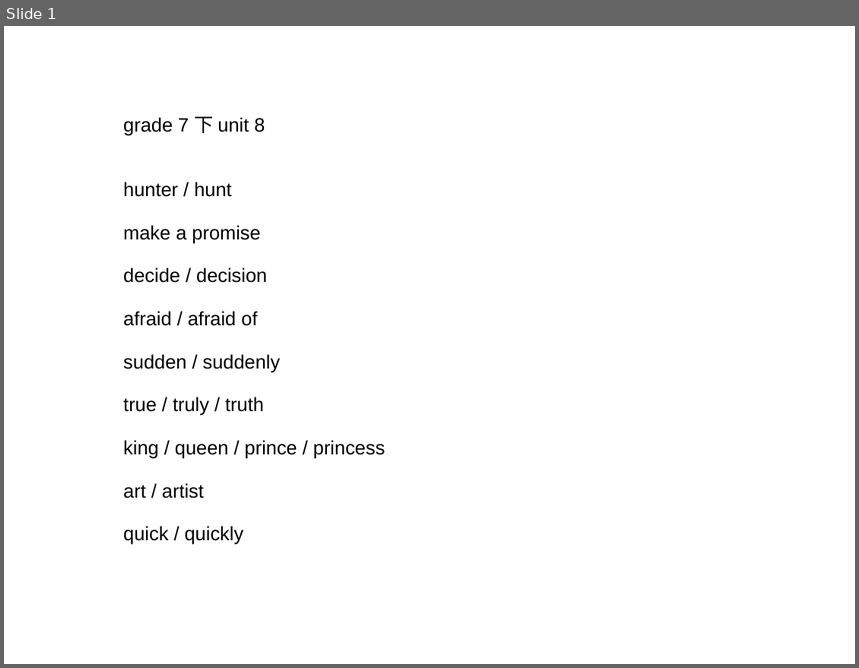
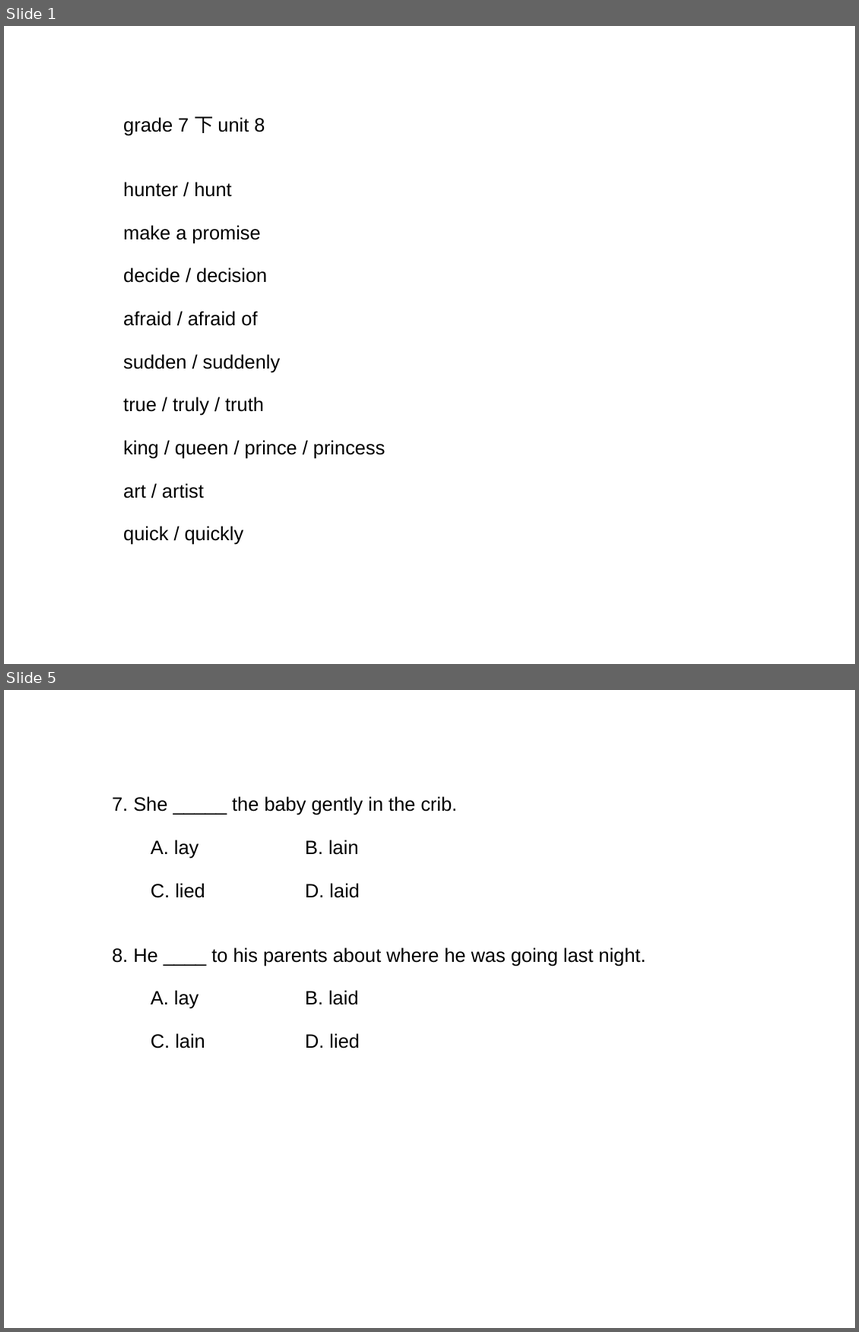
Before and after one commit to ericzhang/english-math, a slide deck: english/grade-7-下/7下英语人教版-unit-8-words.ppt. Shown one above the other, each under a label of ours: slide 1 before the commit, slides 1 and 5 after it; the slides between them are not shown. The pictures are 859x668 and 859x1332 pixels, drawn with LibreOffice and Linux fonts; fonts in the diff are those of the drawing. Boxes give left, top, right and bottom in pixels: in the first picture for what was removed or moved away, otherwise in the second. Text is boxed around its words. In the diff, an @@ line names an element or a change of style, - is before the commit and + after.

```diff
--- a/english/grade-7-下/7下英语人教版-unit-8-words.ppt
+++ b/english/grade-7-下/7下英语人教版-unit-8-words.ppt
@@ slide 5 added at [4,690,855,1328], background #FFFFFF @@
@@ text added at [112,796,646,1049], 18 pt, text #000000 @@
+7. She _____ the baby gently in the crib.
+A. lay B. lain
+C. lied D. laid
+8. He ____ to his parents about where he was going last night.
+A. lay B. laid
+C. lain D. lied
```
Also in this commit, not shown: 1 slide changed, 3 other slides added, 8 other files.
